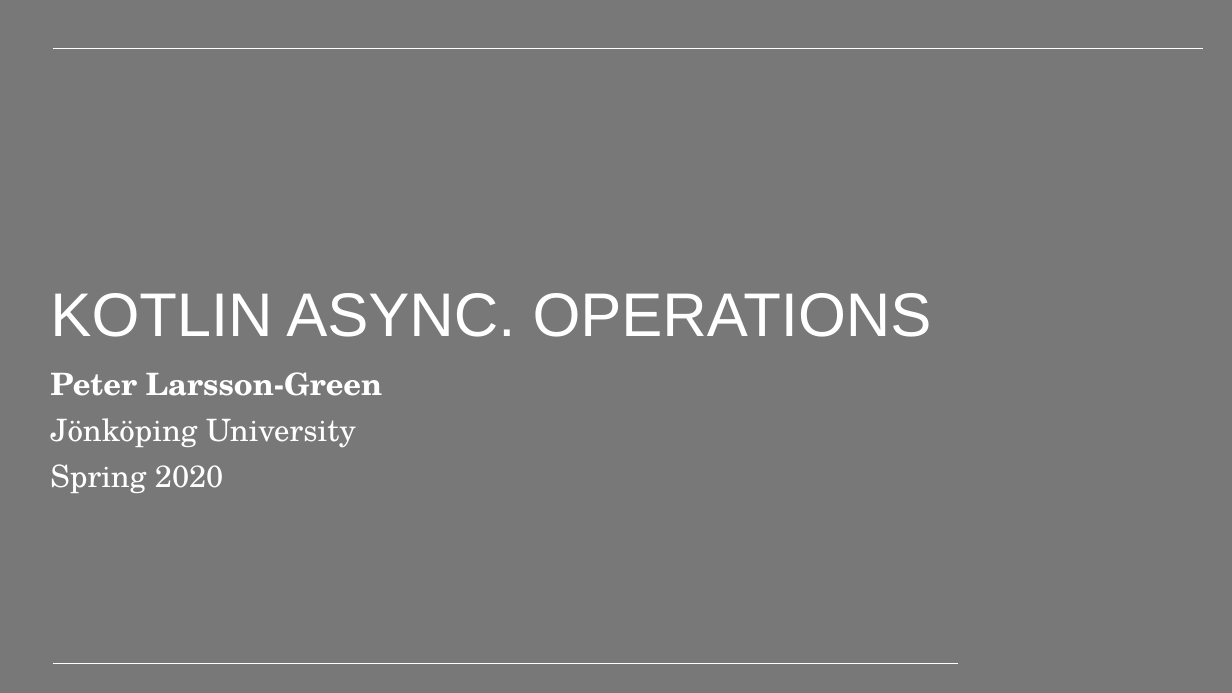
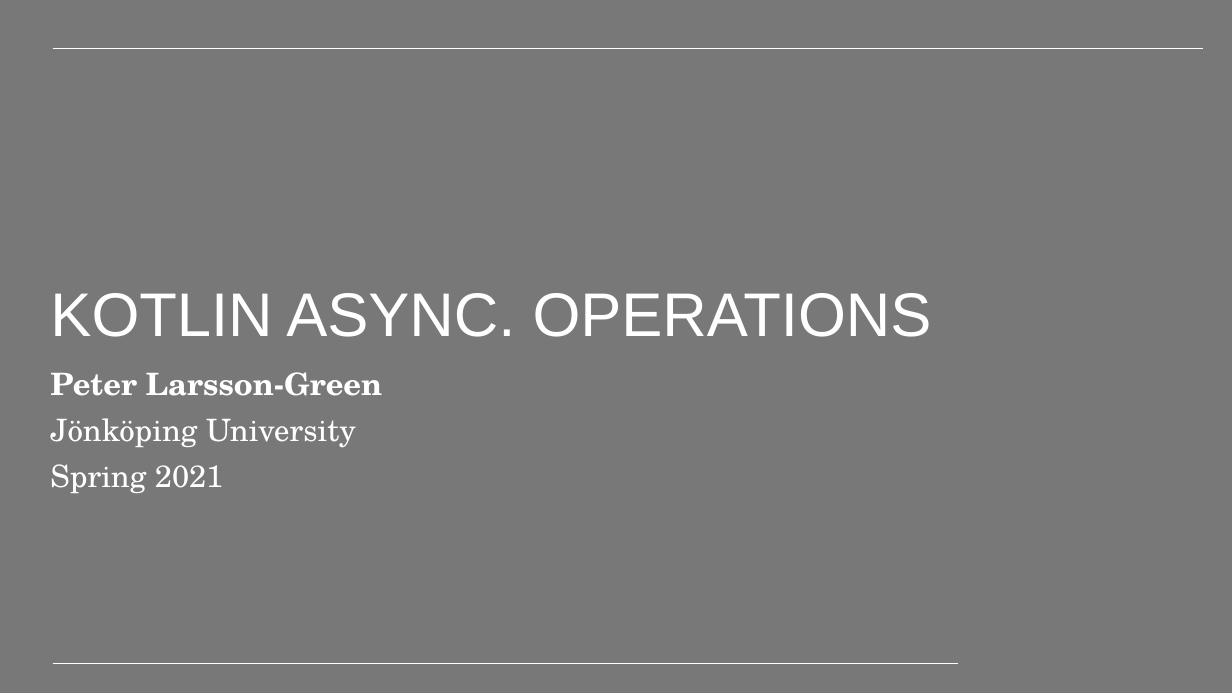
Before and after one commit to PeppeL-G/course-material, a slide deck: slide 2 of src/lectures/kotlin-asynchronous-operations/kotlin-asynchronous-operations.pptx. Drawn at 1232x693 pixels with LibreOffice and Linux fonts; fonts in the diff are those of the drawing; background and template pictures are left out. Boxes give left, top, right and bottom in pixels: in the first picture for what was removed or moved away, otherwise in the second. Text is boxed around its words. In the diff, an @@ line names an element or a change of style, - is before the commit and + after.

```diff
--- a/src/lectures/kotlin-asynchronous-operations/kotlin-asynchronous-operations.pptx
+++ b/src/lectures/kotlin-asynchronous-operations/kotlin-asynchronous-operations.pptx
@@ subtitle at bbox=[50, 464, 223, 493]: text changed @@
-Spring 2020
+Spring 2021
```
Also in this commit, not shown: 5 other slides changed, 3 other files.
